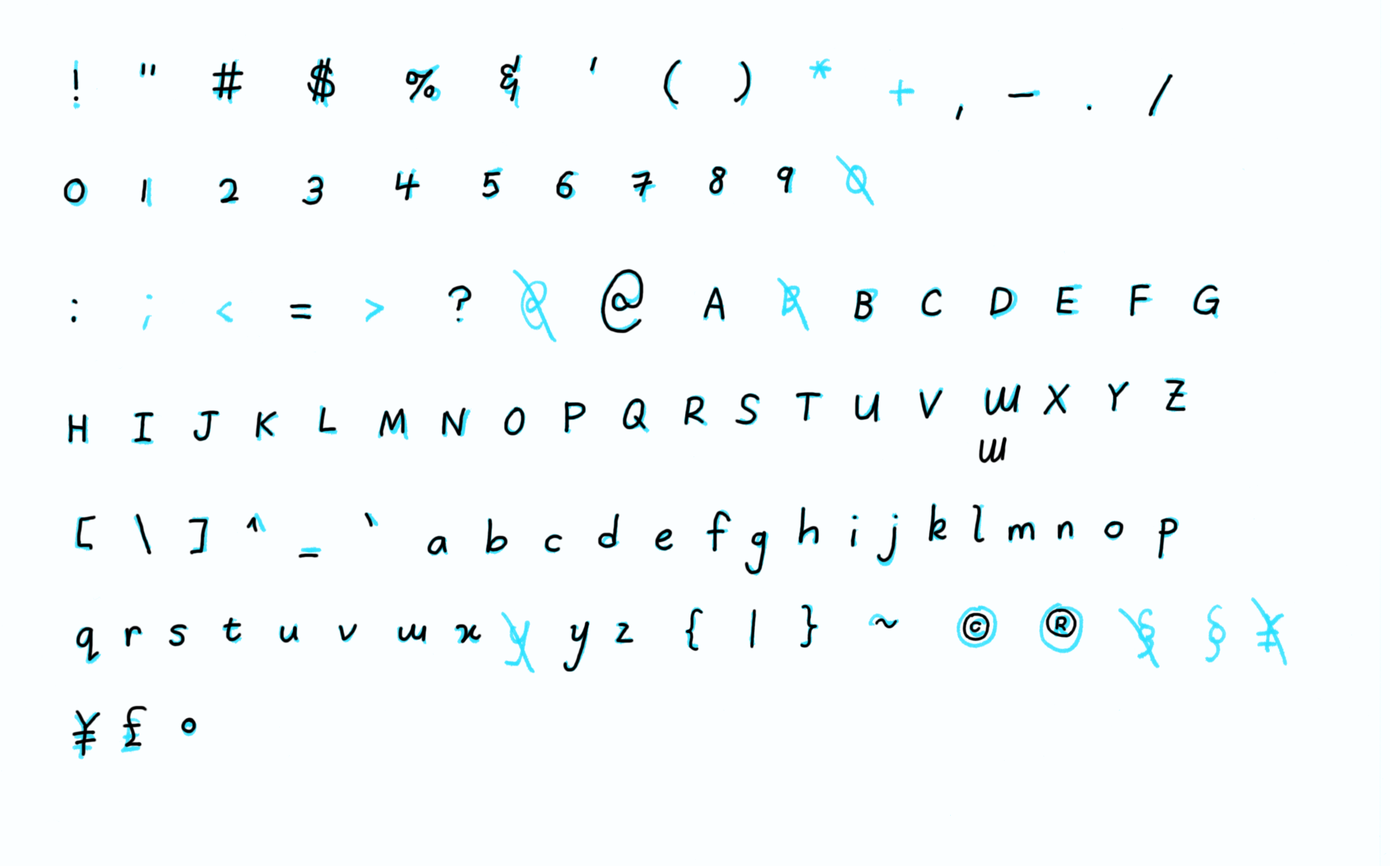
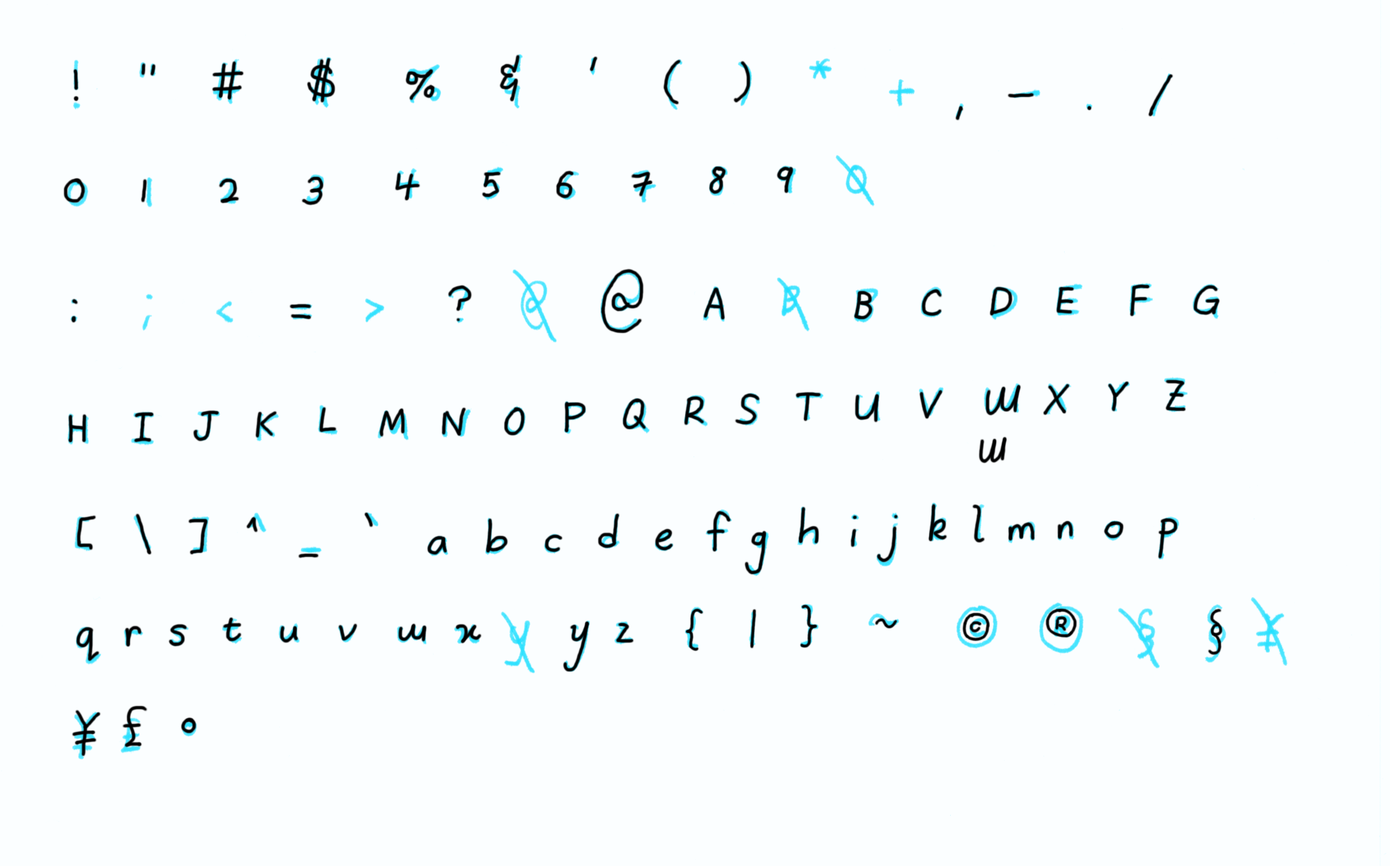
Two versions of the same layered image (1390px x 866px). Layer-by-layer changes:
painted on "Layer" over (1207, 608, 1223, 656)
